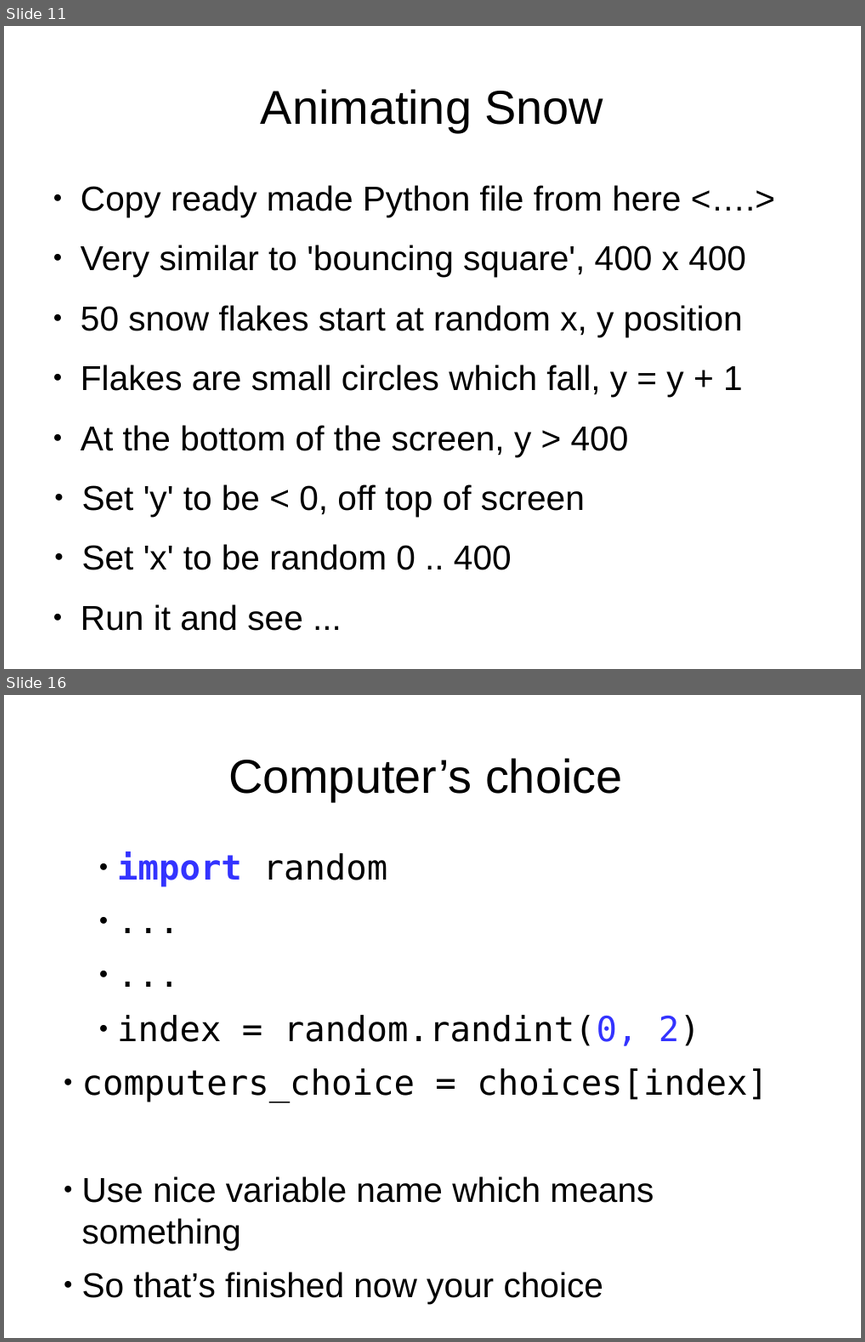
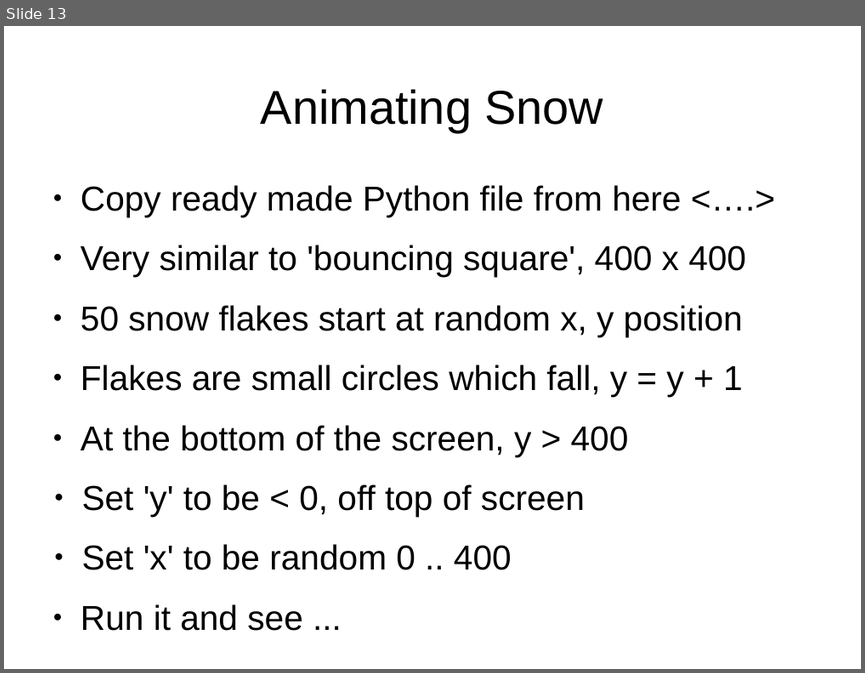
Before and after one commit to timzhood/python-rock, a slide deck: docs/bouncing_rectangle.odp. Shown one above the other, each under a label of ours: slides 11 and 16 before the commit, slide 13 after it; the slides between them are not shown. The pictures are 865x1342 and 865x673 pixels, drawn with LibreOffice and Linux fonts; fonts in the diff are those of the drawing. Boxes give left, top, right and bottom in pixels: in the first picture for what was removed or moved away, otherwise in the second. Text is boxed around its words. In the diff, an @@ line names an element or a change of style, - is before the commit and + after.

```diff
--- a/docs/bouncing_rectangle.odp
+++ b/docs/bouncing_rectangle.odp
@@ slide 16 removed at [4, 695, 861, 1338], background #FFFFFF @@
@@ text removed at [228, 758, 622, 801] @@
-Computer’s choice
@@ text removed at [82, 851, 768, 1304] @@
-      ● import random
-      ● ...
-      ● ...
-      ● index = random.randint(0, 2)
-● computers_choice = choices[index]
-● Use nice variable name which means something
-● So that’s finished now your choice
@@ what was slide 11 is now slide 13 @@
```
Also in this commit, not shown: 2 slides added, 17 other slides removed, 2 other files.
